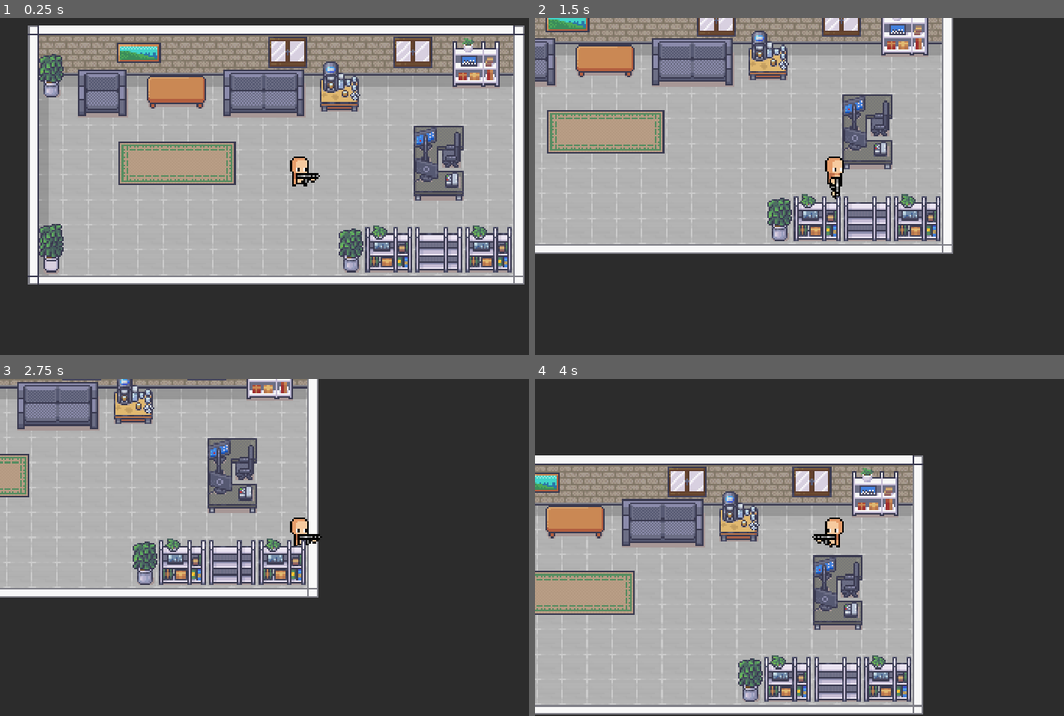
Above: before the commit, frames 1-4 (two rows, left to right).
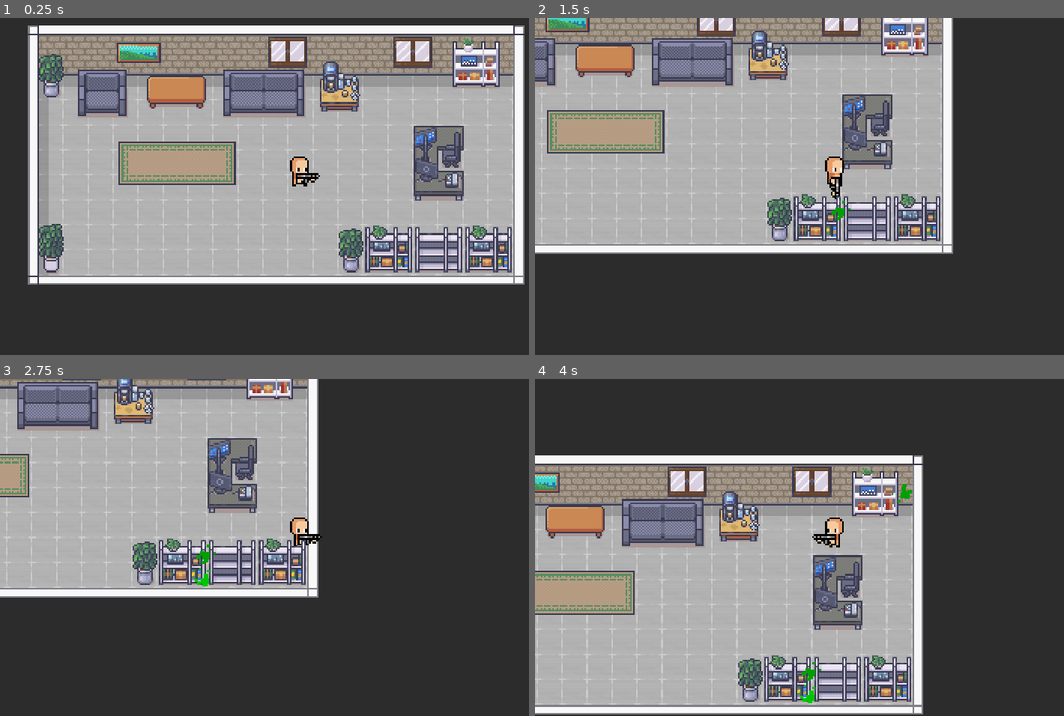
Above: after the commit, the same moments.

Repository: robcmills/godot-paintball
Game: Godot game, scene res://scenes/main.tscn
Two runs of this game, one before a commit and one after it. Both use one fixed random seed, a clock stepped at 60 frames per second and the inputs below.
Inputs:
- Up to frame 1 (0.25 s): no input
- Up to frame 2 (1.5 s): tap Enter at 0.5 s; hold Right (move_right) 0.53-1.28 s; tap Shift (run) at 0.6 s; hold Down (move_down) from 1.28 s (still down); tap Space (shoot) at 1.35 s
- Up to frame 3 (2.75 s): tap Space (shoot) at 2 s; release Down (move_down) at 2.03 s; hold Right (move_right) from 2.03 s (still down); tap Shift (run) at 2.1 s
- Up to frame 4 (4 s): release Right (move_right) at 2.78 s; hold Up (move_up) 2.78-3.53 s; tap Space (shoot) at 2.85 s; hold Left (move_left) from 3.53 s (still down); tap Shift (run) at 3.6 s

The runs differ from the first frame. In frame 1, less than 0.1% of the frame differs, in the area x 22-88%, y 8-49%; in frame 2, less than 0.1%; in frame 3, 0.1%; in frame 4, 0.2%, in the area x 50-72%, y 31-97%.

Commit message:
Finish adding splat areas for starter office

Diff:
--- a/scenes/office.tscn
+++ b/scenes/office.tscn
@@ -296,8 +296,23 @@
 [sub_resource type="RectangleShape2D" id="RectangleShape2D_ycvno"]
 size = Vector2(26, 21)
 
+[sub_resource type="RectangleShape2D" id="RectangleShape2D_1twd7"]
+size = Vector2(10, 26)
+
+[sub_resource type="RectangleShape2D" id="RectangleShape2D_t4yx2"]
+size = Vector2(90, 22)
+
 [sub_resource type="RectangleShape2D" id="RectangleShape2D_5eu41"]
 size = Vector2(10, 11)
+
+[sub_resource type="RectangleShape2D" id="RectangleShape2D_4b6vv"]
+size = Vector2(15, 176)
+
+[sub_resource type="RectangleShape2D" id="RectangleShape2D_66uhb"]
+size = Vector2(16, 176)
+
+[sub_resource type="RectangleShape2D" id="RectangleShape2D_0x74r"]
+size = Vector2(304, 17)
 
 [sub_resource type="RectangleShape2D" id="RectangleShape2D_y02kw"]
 size = Vector2(15, 15)
@@ -440,6 +455,25 @@
 position = Vector2(0, -0.5)
 shape = SubResource("RectangleShape2D_ycvno")
 
+[node name="SEPlantSplatArea" type="Node2D" parent="Furniture"]
+position = Vector2(216, 149)
+script = ExtResource("7_kk3oa")
+
+[node name="Area2D" type="Area2D" parent="Furniture/SEPlantSplatArea"]
+
+[node name="CollisionShape2D" type="CollisionShape2D" parent="Furniture/SEPlantSplatArea/Area2D"]
+position = Vector2(0, -4)
+shape = SubResource("RectangleShape2D_1twd7")
+
+[node name="SEShelvesSplatArea" type="Node2D" parent="Furniture"]
+position = Vector2(272, 145)
+script = ExtResource("7_kk3oa")
+
+[node name="Area2D" type="Area2D" parent="Furniture/SEShelvesSplatArea"]
+
+[node name="CollisionShape2D" type="CollisionShape2D" parent="Furniture/SEShelvesSplatArea/Area2D"]
+shape = SubResource("RectangleShape2D_t4yx2")
+
 [node name="Chairs" type="TileMapLayer" parent="."]
 y_sort_enabled = true
 tile_map_data = PackedByteArray("AAARAAUAAgAMACsAAAA=")
@@ -456,8 +490,38 @@
 shape = SubResource("RectangleShape2D_5eu41")
 
 [node name="Decorations" type="TileMapLayer" parent="."]
+y_sort_enabled = true
 tile_map_data = PackedByteArray("AAAKAAAAAQAKACsAAAAKAAEAAQAKACwAAAALAAAAAQALACsAAAALAAEAAQALACwAAAAPAAAAAQAKACsAAAAPAA …(208 unchanged characters)…
 tile_set = ExtResource("2_yofxd")
+
+[node name="LeftWallSplatArea" type="Node2D" parent="Decorations"]
+position = Vector2(10, 88)
+script = ExtResource("7_kk3oa")
+
+[node name="Area2D" type="Area2D" parent="Decorations/LeftWallSplatArea"]
+
+[node name="CollisionShape2D" type="CollisionShape2D" parent="Decorations/LeftWallSplatArea/Area2D"]
+position = Vector2(-2.5, 0)
+shape = SubResource("RectangleShape2D_4b6vv")
+
+[node name="RightWallSplatArea" type="Node2D" parent="Decorations"]
+position = Vector2(328, 88)
+script = ExtResource("7_kk3oa")
+
+[node name="Area2D" type="Area2D" parent="Decorations/RightWallSplatArea"]
+
+[node name="CollisionShape2D" type="CollisionShape2D" parent="Decorations/RightWallSplatArea/Area2D"]
+shape = SubResource("RectangleShape2D_66uhb")
+
+[node name="TopWallSplatArea" type="Node2D" parent="Decorations"]
+position = Vector2(160, 25)
+script = ExtResource("7_kk3oa")
+
+[node name="Area2D" type="Area2D" parent="Decorations/TopWallSplatArea"]
+
+[node name="CollisionShape2D" type="CollisionShape2D" parent="Decorations/TopWallSplatArea/Area2D"]
+position = Vector2(8, -7.5)
+shape = SubResource("RectangleShape2D_0x74r")
 
 [node name="Desktops" type="TileMapLayer" parent="."]
 y_sort_enabled = true
Not shown: 1 places in scenes/office.tscn that only renumber resources
